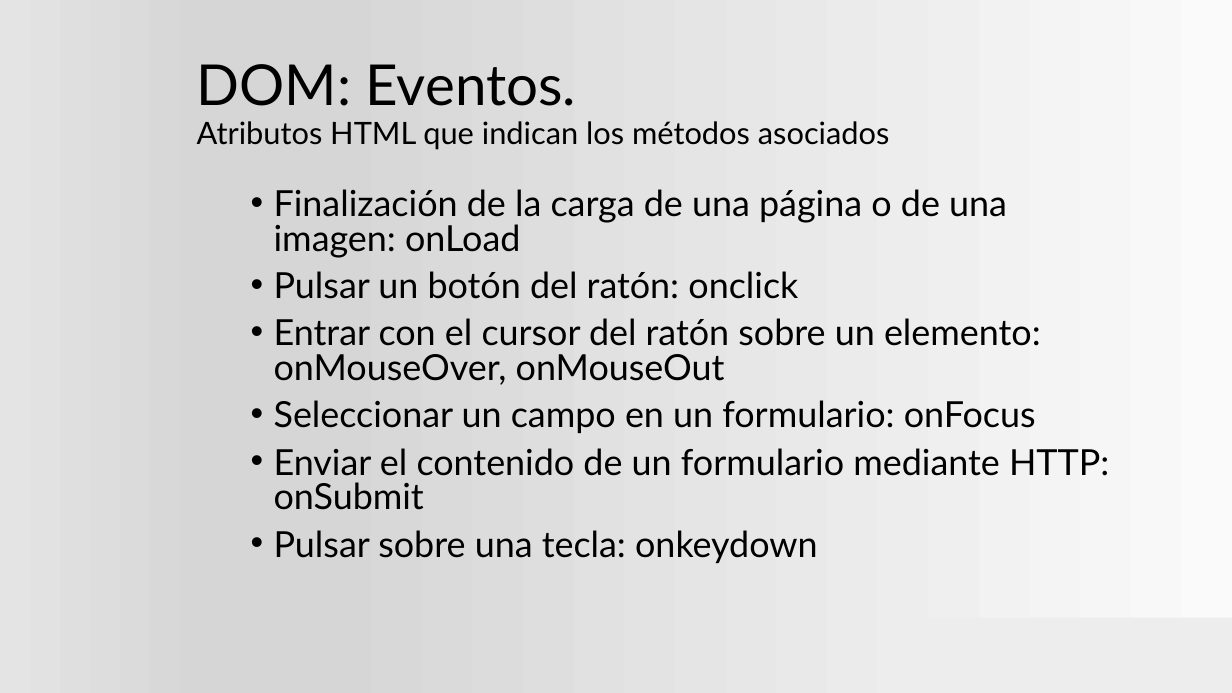
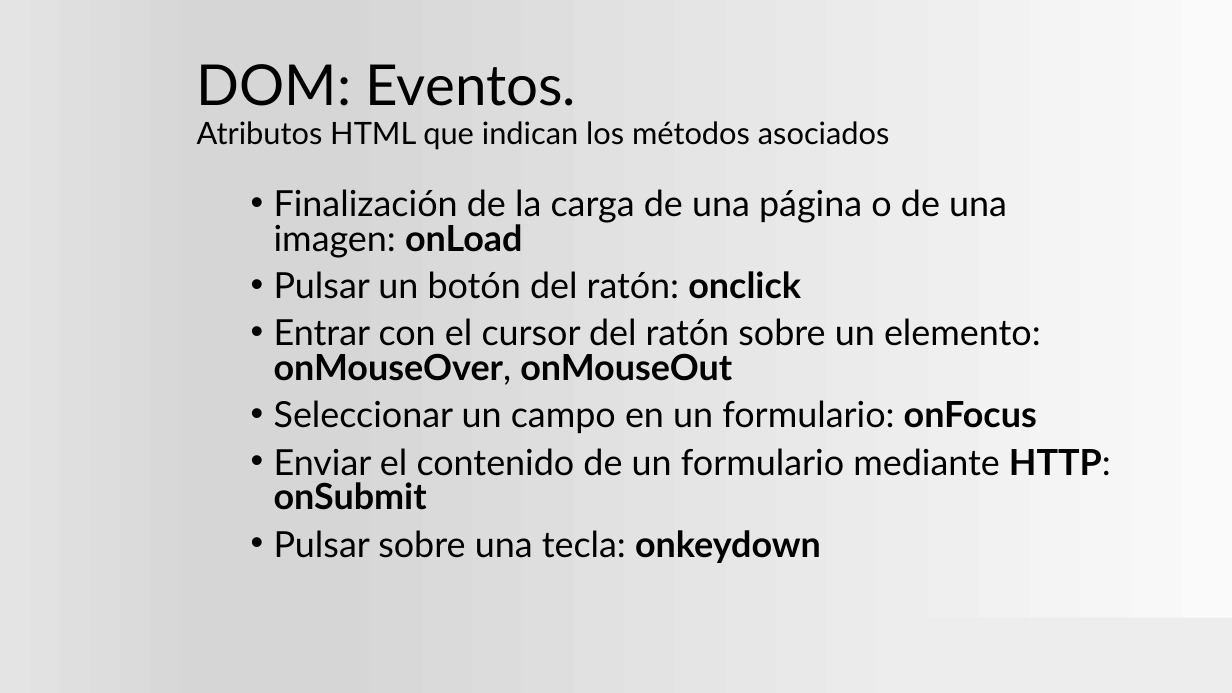
Before and after one commit to ProfVillegas/DAW, a slide deck: slide 96 of Plantilla.pptx (slide 73 before the commit). Drawn at 1232x693 pixels with LibreOffice and Linux fonts; fonts in the diff are those of the drawing; background and template pictures are left out. Boxes give left, top, right and bottom in pixels: in the first picture for what was removed or moved away, otherwise in the second. Text is boxed around its words. In the diff, an @@ line names an element or a change of style, - is before the commit and + after.

```diff
--- a/Plantilla.pptx
+++ b/Plantilla.pptx
@@ text "Finalización de la carga de ..." at box(274, 189, 1111, 563): bold on in "onLoad", "onclick", "onMouseOver, onMouseOut", "onFocus" and 2 more places @@
```
Also in this commit, not shown: 9 other slides changed, 34 slides added, 4 slides removed.
